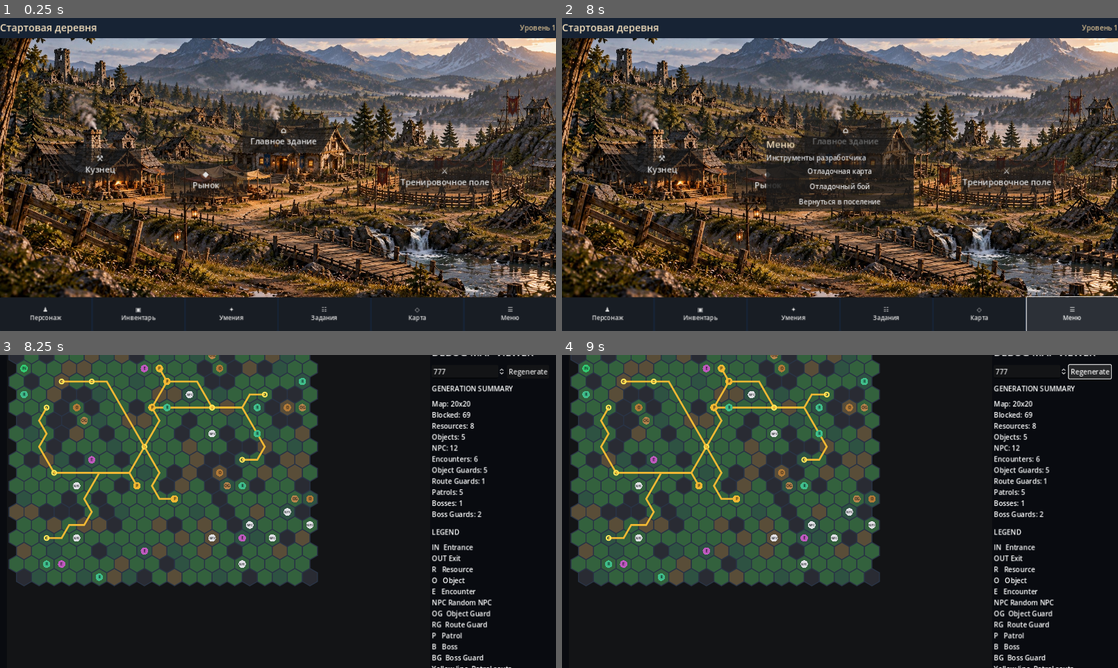
Above: before the commit, frames 1-4 (two rows, left to right).
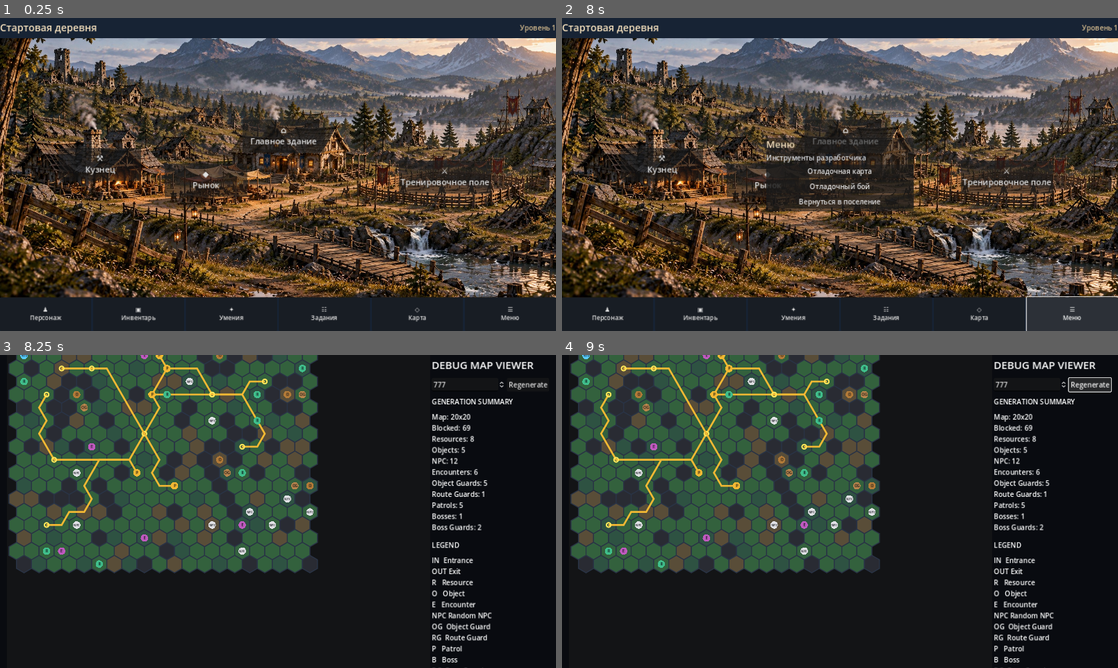
Above: after the commit, the same moments.

Repository: Archoniou1987/Battle-of-Artheon
Game: Godot game, scene res://scenes/main/main.tscn
Same seed, same stepped clock (60 frames per second), same inputs: the game is played once before the commit and once after it.
Inputs:
- Up to frame 1 (0.25 s): no input
- Up to frame 2 (8 s): click "⚒ Кузнец" at 0.5 s; click "◆ Рынок" at 1.25 s; click "⌂ Главное здание" at 2 s; click "⚔ Тренировочное поле" at 2.75 s; click "♟ Персонаж" at 3.5 s; click "▣ Инвентарь" at 4.25 s; click "✦ Умения" at 5 s; click "☷ Задания" at 5.75 s; click "◇ Карта" at 6.5 s; click "☰ Меню" at 7.25 s
- Up to frame 3 (8.25 s): click "Отладочная карта" at 8 s
- Up to frame 4 (9 s): click "Regenerate" at 8.75 s

Frames 1-2 are identical in both runs. In frame 3, 29% of the frame differs, in the area x 1-99%, y 0-100%; in frame 4, 29%.

Commit message:
Enable hex selection, route planning and single-step player movement in debug map

Diff:
--- a/scenes/debug/debug_map_viewer.gd
+++ b/scenes/debug/debug_map_viewer.gd
@@ -1,4 +1,11 @@
 extends Control
+
+var playable_map:TacticalMapState
+var player_hex:=Vector2i(-1,-1)
+var target_hex:=Vector2i(-1,-1)
+var planned_path:Array[Vector2i]=[]
+var move_status:Label
+var move_button:Button
 
 var loot_expedition:ExpeditionState
 var loot_player_id:String=""
@@ -95,6 +102,20 @@
 	_loot_list=VBoxContainer.new()
 	_loot_dialog.add_child(_loot_list)
 	canvas.loot_hex_selected.connect(_on_loot_hex_selected)
+	canvas.hex_selected.connect(_select_destination)
+	var controls:=HBoxContainer.new()
+	$Root/Sidebar.add_child(controls)
+	$Root/Sidebar.move_child(controls,1)
+	move_button=Button.new()
+	move_button.text="Шаг →"
+	move_button.custom_minimum_size=Vector2(110,48)
+	move_button.pressed.connect(_move_one_step)
+	controls.add_child(move_button)
+	move_status=Label.new()
+	move_status.text="Коснитесь гексагона"
+	move_status.clip_text=true
+	move_status.size_flags_horizontal=Control.SIZE_EXPAND_FILL
+	controls.add_child(move_status)
 	_loot_refresh_timer=Timer.new()
 	_loot_refresh_timer.wait_time=1.0
 	_loot_refresh_timer.timeout.connect(_on_loot_refresh)
@@ -107,6 +128,14 @@
 	var seed_value:int=int(seed_input.value)
 	var generated:=LocationGenerator.generate(20,20,seed_value)
 	canvas.set_generated(generated)
+	playable_map=generated.map
+	player_hex=generated.entrance
+	playable_map.place_entity("PLAYER",player_hex)
+	target_hex=Vector2i(-1,-1)
+	planned_path.clear()
+	canvas.set_player_view(player_hex,target_hex,planned_path)
+	if move_status!=null:
+		move_status.text="Выберите клетку"
 	refresh_loot_markers()
 	var map:TacticalMapState=generated.map
 	var blocked:=0
@@ -137,3 +166,33 @@
 	$Root/Sidebar/Hint.visible=not portrait
 	$Root/Sidebar/SummaryTitle.visible=not portrait
 	$Root/Sidebar/Summary.visible=not portrait
+
+func _select_destination(pos:Vector2i)->void:
+	if playable_map==null:
+		return
+	target_hex=pos
+	var result:=HexPathfinder.new().find_path(playable_map,player_hex,target_hex)
+	planned_path.clear()
+	if bool(result.get("ok",false)):
+		for step in result.get("path",[]):
+			planned_path.append(step)
+		move_status.text="Путь: %d шагов"%(planned_path.size()-1)
+	else:
+		move_status.text="Недоступно: "+str(result.get("reason",""))
+	canvas.set_player_view(player_hex,target_hex,planned_path)
+
+func _move_one_step()->void:
+	if playable_map==null or planned_path.size()<2:
+		return
+	var next:Vector2i=planned_path[1]
+	if not playable_map.entities_at(next).is_empty():
+		move_status.text="Клетка занята NPC"
+		return
+	var result:=playable_map.move_entity("PLAYER",next)
+	if not bool(result.get("ok",false)):
+		move_status.text="Движение: "+str(result.get("reason",""))
+		return
+	player_hex=next
+	planned_path.remove_at(0)
+	move_status.text="Прибытие" if planned_path.size()==1 else "Осталось: %d"%(planned_path.size()-1)
+	canvas.set_player_view(player_hex,target_hex,planned_path)
